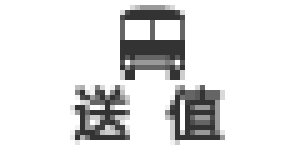
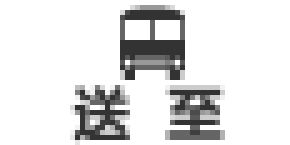
Before/after of a 290 × 145 layered artwork. What changed in the layer stack:
renamed "送 值" to "送 至", painted on it over [165, 85, 225, 145]
